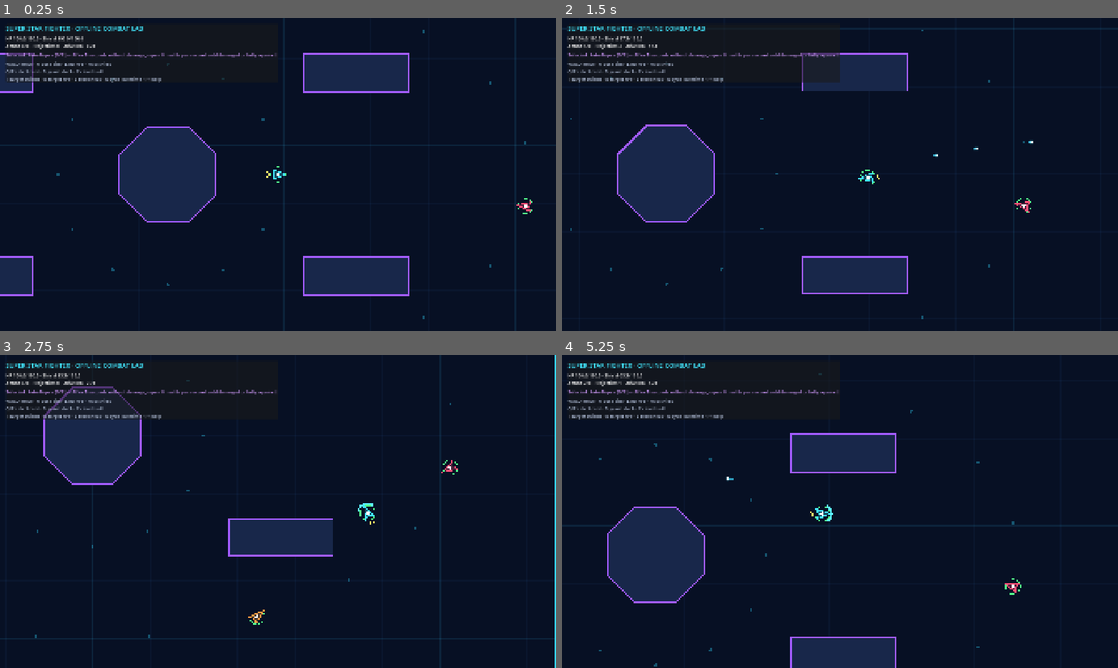
Above: before the commit, frames 1-4 (two rows, left to right).
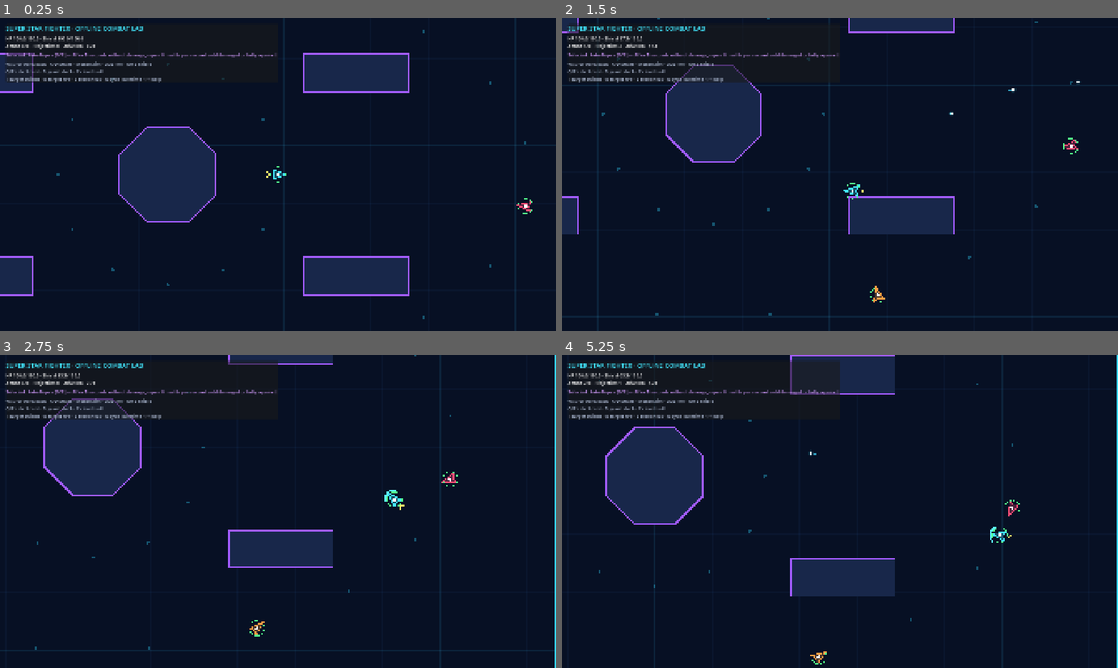
Above: after the commit, the same moments.

Repository: DumpsterFireLabs/SuperStarFighter
Game: Godot game, scene res://scenes/bootstrap/bootstrap.tscn
The game is run twice, just before and just after one commit, with the same random seed, the same clock (stepped at 60 frames per second) and the same inputs.
Inputs (mouse positions are in pixels of both pictures, inside the frame that each line leads up to):
- Up to frame 1 (0.25 s): no input
- Up to frame 2 (1.5 s): tap Enter at 0.5 s; move the mouse to (962, 158) at 0.52 s; press the mouse at (962, 158) at 0.53 s; hold D (move_right) 0.53-1.28 s; right-click (962, 158) at 0.8 s; move the mouse to (728, 190) at 1.27 s; release the mouse at (728, 190) at 1.28 s; hold S (move_down) from 1.28 s (still down); right-click (728, 190) at 1.35 s
- Up to frame 3 (2.75 s): click (166, 527) at 1.55 s; move the mouse to (333, 442) at 2.02 s; release S (move_down) at 2.03 s; hold D (move_right) from 2.03 s (still down); hold Right mouse button (shield) from 2.03 s (still down); tap 1 (draft_1) at 2.1 s
- Up to frame 4 (5.25 s): move the mouse to (812, 574) at 2.77 s; release D (move_right) at 2.78 s; release Right mouse button (shield) at 2.78 s; hold W (move_up) 2.78-3.53 s; tap one key every 0.75 s from 2.85 s: 2 (draft_2) 3 (draft_3) 4 (draft_4) 5 (draft_5); click (812, 574) at 3.05 s; move the mouse to (1006, 558) at 3.52 s; hold Right mouse button (shield) 3.53-4.28 s; hold A (move_left) 3.53-5.03 s; move the mouse to (673, 464) at 4.27 s; click (673, 464) at 4.55 s; move the mouse to (867, 511) at 5.02 s; hold S (move_down) from 5.03 s (still down); hold Right mouse button (shield) from 5.03 s (still down)

The runs differ from the first frame. In frame 1, 0.2% of the frame differs, in the area x 2-28%, y 13-16%; in frame 2, 16%; in frame 3, 3.8%; in frame 4, 17%, in the area x 2-100%, y 0-100%.

Commit message:
feat: add ship-relative controls and crosshair
Transform WASD input through the ship aim basis so forward, reverse, and strafing remain intuitive at every heading. Replace the system arrow with a neon gameplay crosshair and document and test the updated control contract.

Diff:
--- /dev/null
+++ b/assets/ui/crosshair.svg
@@ -0,0 +1,9 @@
+<svg xmlns="http://www.w3.org/2000/svg" width="40" height="40" viewBox="0 0 40 40">
+  <g fill="none" stroke-linecap="round">
+    <circle cx="20" cy="20" r="8" stroke="#071024" stroke-width="5" opacity="0.9"/>
+    <path d="M20 2v9M20 29v9M2 20h9M29 20h9" stroke="#071024" stroke-width="5" opacity="0.9"/>
+    <circle cx="20" cy="20" r="8" stroke="#5cf6ff" stroke-width="2"/>
+    <path d="M20 2v9M20 29v9M2 20h9M29 20h9" stroke="#5cf6ff" stroke-width="2"/>
+    <circle cx="20" cy="20" r="1.75" fill="#fff36a" stroke="#071024" stroke-width="1"/>
+  </g>
+</svg>
--- a/src/client/sandbox/offline_sandbox.gd
+++ b/src/client/sandbox/offline_sandbox.gd
@@ -3,6 +3,7 @@
 
 const TARGET_COUNT: int = 5
 const TARGET_COLORS: Array[Color] = [Color("ff4f78"), Color("ff9f43"), Color("b66cff"), Color("62ff9b"), Color("ffd95a")]
+const CROSSHAIR_TEXTURE: Texture2D = preload("res://assets/ui/crosshair.svg")
 
 var catalog: CardCatalog = CardCatalog.create_default()
 var build: Dictionary = {}
@@ -26,6 +27,7 @@
 
 
 func _ready() -> void:
+	Input.set_custom_mouse_cursor(CROSSHAIR_TEXTURE, Input.CURSOR_ARROW, Vector2(20.0, 20.0))
 	arena = SandboxArena.new()
 	arena.name = "Arena"
 	add_child(arena)
@@ -43,11 +45,12 @@
 func _physics_process(delta: float) -> void:
 	heat_elapsed += delta
 	if player.combatant.alive:
-		var movement := Input.get_vector("move_left", "move_right", "move_up", "move_down")
+		var local_movement := Input.get_vector("move_left", "move_right", "move_up", "move_down")
 		var aim_vector := get_global_mouse_position() - player.global_position
 		var aim_angle := player.combatant.aim_angle
 		if not aim_vector.is_zero_approx():
 			aim_angle = aim_vector.angle()
+		var movement := MovementSystem.ship_relative_to_world(local_movement, aim_angle)
 		player.simulate(movement, aim_angle, Input.is_action_pressed("shield"), delta)
 		if Input.is_action_pressed("fire") and player.combatant.try_fire():
 			_spawn_shot(player)
@@ -64,6 +67,10 @@
 	_update_camera(delta)
 	_update_hud()
 	arena.set_overtime(OvertimeSystem.is_active(heat_elapsed), OvertimeSystem.radius_at(heat_elapsed))
+
+
+func _exit_tree() -> void:
+	Input.set_custom_mouse_cursor(null)
 
 
 func _unhandled_input(event: InputEvent) -> void:
@@ -146,7 +153,7 @@
 	card_label.add_theme_font_size_override("font_size", 16)
 	content.add_child(card_label)
 	help_label = Label.new()
-	help_label.text = "WASD move · Mouse aim · LMB fire · RMB shield\nQ/E select card · G grant stack · C clear build\nT target shields · B target fire · Y reset heat · O cycle overtime · F1 help"
+	help_label.text = "W/S forward/back · A/D strafe · Mouse aim · LMB fire · RMB shield\nQ/E select card · G grant stack · C clear build\nT target shields · B target fire · Y reset heat · O cycle overtime · F1 help"
 	help_label.add_theme_color_override("font_color", Color("aebbd4"))
 	content.add_child(help_label)
 
--- a/src/shared/combat/movement_system.gd
+++ b/src/shared/combat/movement_system.gd
@@ -6,6 +6,13 @@
 	if not input_direction.is_finite():
 		return Vector2.ZERO
 	return input_direction.limit_length(1.0)
+
+
+static func ship_relative_to_world(local_input: Vector2, aim_angle: float) -> Vector2:
+	var movement := sanitize_input(local_input)
+	var forward := Vector2.from_angle(normalize_aim_angle(aim_angle))
+	var right := -forward.orthogonal()
+	return sanitize_input(forward * -movement.y + right * movement.x)
 
 
 static func step_velocity(
--- a/tests/unit/combat_system_tests.gd
+++ b/tests/unit/combat_system_tests.gd
@@ -29,6 +29,34 @@
 		MovementSystem.sanitize_input(Vector2(INF, 0.0)),
 		Vector2.ZERO,
 		"non-finite movement input is rejected to zero"
+	)
+	context.expect_approx(
+		MovementSystem.ship_relative_to_world(Vector2(0.0, -1.0), 0.0).angle(),
+		0.0,
+		"W moves forward along a right-facing ship"
+	)
+	context.expect_approx(
+		MovementSystem.ship_relative_to_world(Vector2(0.0, -1.0), PI * 0.5).angle(),
+		PI * 0.5,
+		"W follows the ship aim when it faces down"
+	)
+	context.expect_approx(
+		MovementSystem.ship_relative_to_world(Vector2(-1.0, 0.0), 0.0).angle(),
+		-PI * 0.5,
+		"A strafes left relative to a right-facing ship"
+	)
+	context.expect_approx(
+		angle_difference(
+			PI,
+			MovementSystem.ship_relative_to_world(Vector2(1.0, 0.0), PI * 0.5).angle()
+		),
+		0.0,
+		"D strafes right relative to a downward-facing ship"
+	)
+	context.expect_approx(
+		MovementSystem.ship_relative_to_world(Vector2(1.0, -1.0), PI * 0.25).length(),
+		1.0,
+		"ship-relative diagonal movement remains normalized"
 	)
 	var stats := CombatStats.create_base()
 	var accelerated := MovementSystem.step_velocity(
Not shown, added: assets/ui/crosshair.svg.import
Not shown, changed: README.md
Not shown, changed: plan.md
Not shown, changed: spec.md
Not shown, changed: tools/verify-foundation.ps1
